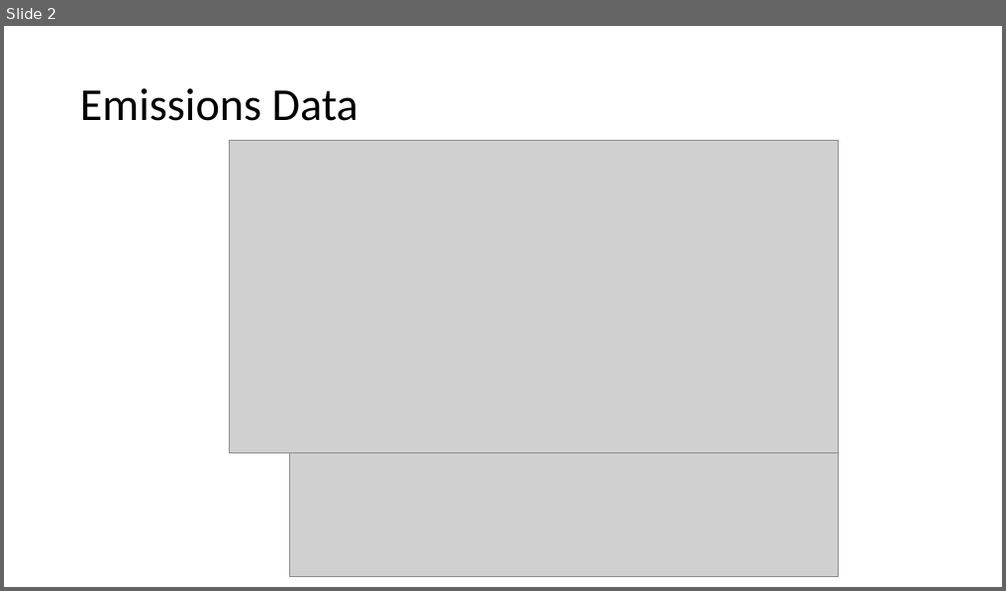
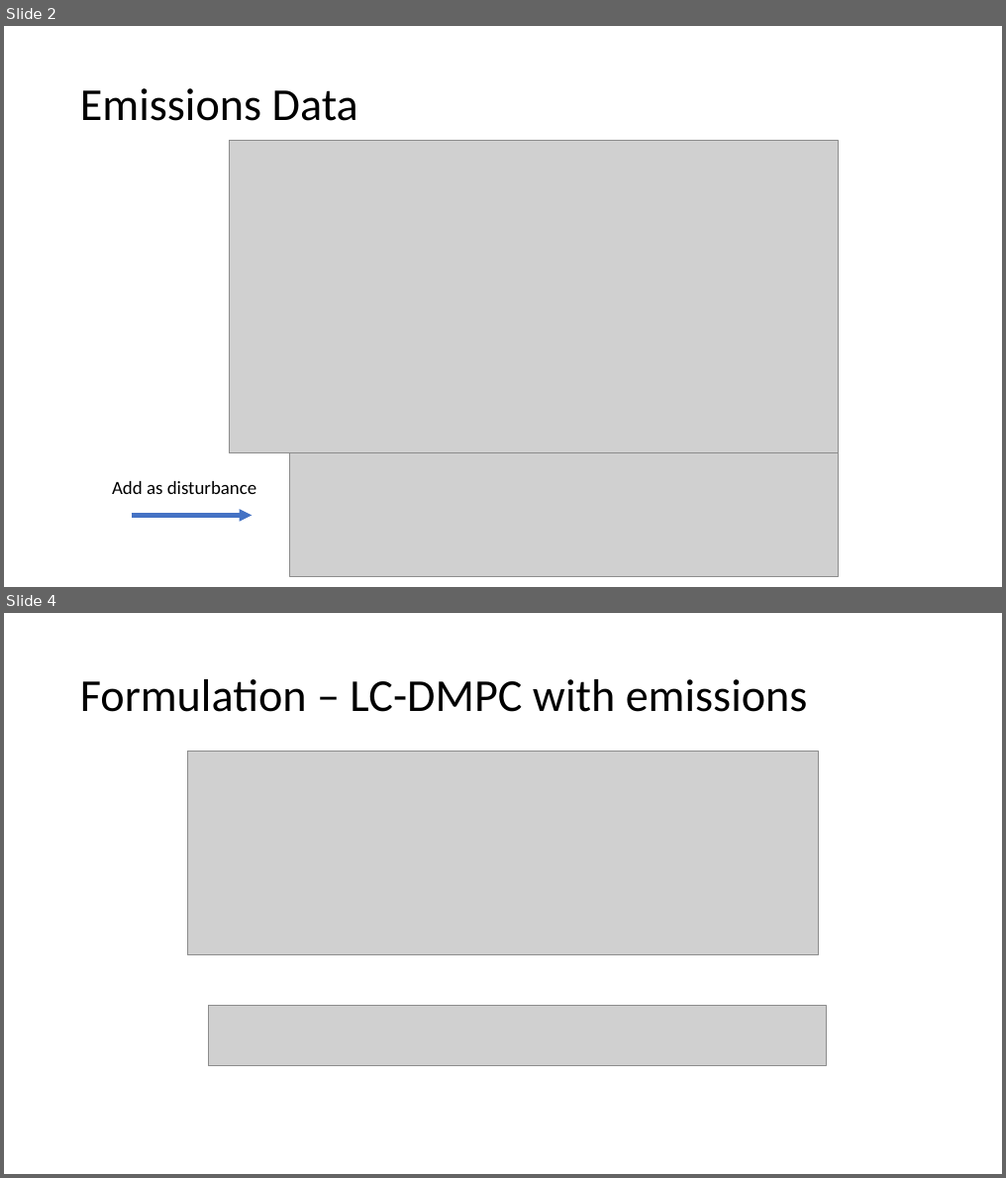
Before and after one commit to vijay092/lcdmpc, a slide deck: emissions.pptx. Shown one above the other, each under a label of ours: slide 2 before the commit, slides 2 and 4 after it; the slides between them are not shown. The pictures are 1006x591 and 1006x1178 pixels, drawn with LibreOffice and Linux fonts; fonts in the diff are those of the drawing; grey boxes stand for pictures. Boxes give left, top, right and bottom in pixels: in the first picture for what was removed or moved away, otherwise in the second. Text is boxed around its words. In the diff, an @@ line names an element or a change of style, - is before the commit and + after.

```diff
--- a/emissions.pptx
+++ b/emissions.pptx
@@ slide 4 added at (4, 613, 1002, 1174), background #FFFFFF @@
@@ title added at (80, 679, 808, 712), 44 pt, text #000000 @@
+Formulation – LC-DMPC with emissions
@@ picture added at (187, 752, 819, 956) @@
@@ picture added at (208, 1006, 826, 1066) @@
@@ slide 2 changed as well @@
@@ text added at (112, 481, 256, 494), 18 pt, text #000000 @@
+Add as disturbance
@@ arrow added from (132, 516) to (252, 516), #4472C4 4 pt @@
```
Also in this commit, not shown: 13 other slides added, 2 slides removed, 6 other files.
